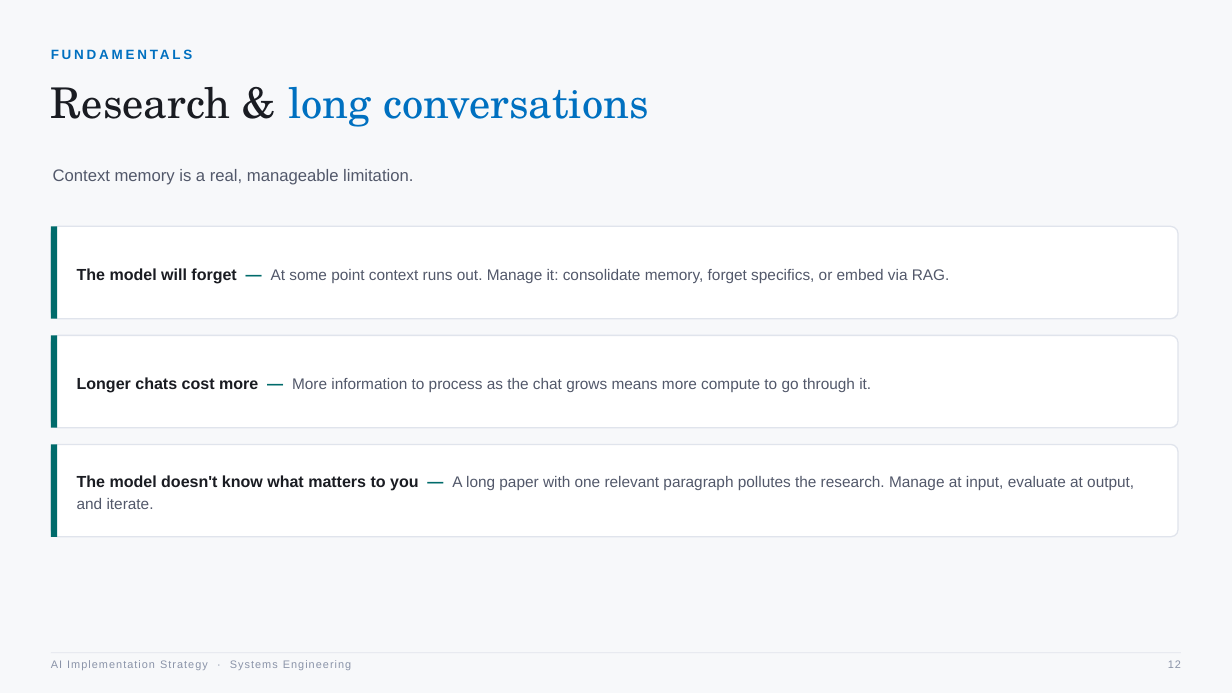
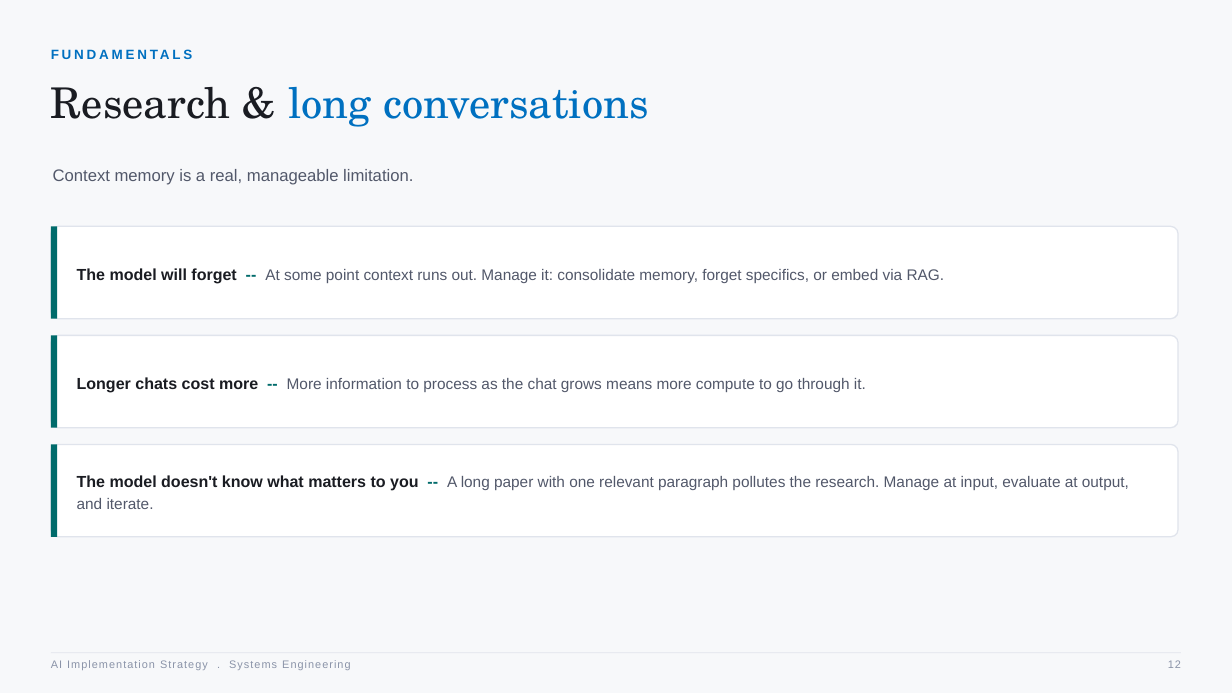
Before and after one commit to betodon96-svg/sai-workflow-app, a slide deck: slide 12 of AI_Implementation_Strategy_SE_Workshop.pptx. Drawn at 1232x693 pixels with LibreOffice and Linux fonts; fonts in the diff are those of the drawing. Boxes give left, top, right and bottom in pixels: in the first picture for what was removed or moved away, otherwise in the second. Text is boxed around its words. In the diff, an @@ line names an element or a change of style, - is before the commit and + after.

```diff
--- a/AI_Implementation_Strategy_SE_Workshop.pptx
+++ b/AI_Implementation_Strategy_SE_Workshop.pptx
@@ text at box(77, 268, 945, 284): text changed @@
-The model will forget — At some point context runs out. Manage it: consolidate memory, forget specifics, or embed via RAG.
+The model will forget -- At some point context runs out. Manage it: consolidate memory, forget specifics, or embed via RAG.
@@ text at box(77, 377, 866, 393): text changed @@
-Longer chats cost more — More information to process as the chat grows means more compute to go through it.
+Longer chats cost more -- More information to process as the chat grows means more compute to go through it.
@@ text at box(77, 475, 1129, 509): text changed @@
-The model doesn't know what matters to you — A long paper with one relevant paragraph pollutes the research. Manage at input, evaluate at output, and iterate.
+The model doesn't know what matters to you -- A long paper with one relevant paragraph pollutes the research. Manage at input, evaluate at output, and iterate.
@@ text at box(51, 660, 350, 670): text changed @@
-AI Implementation Strategy · Systems Engineering
+AI Implementation Strategy . Systems Engineering
```
Also in this commit, not shown: 19 other slides changed, 5 slides added, 1 slide removed.
